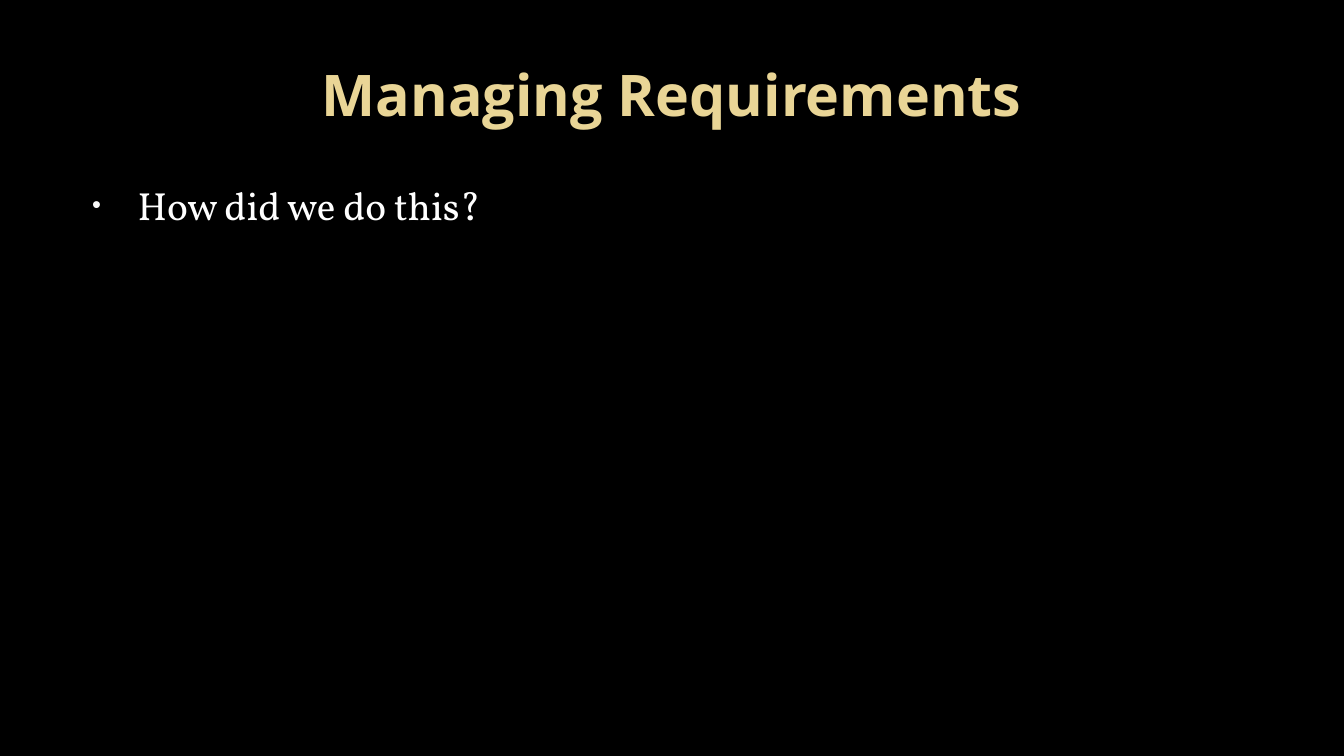
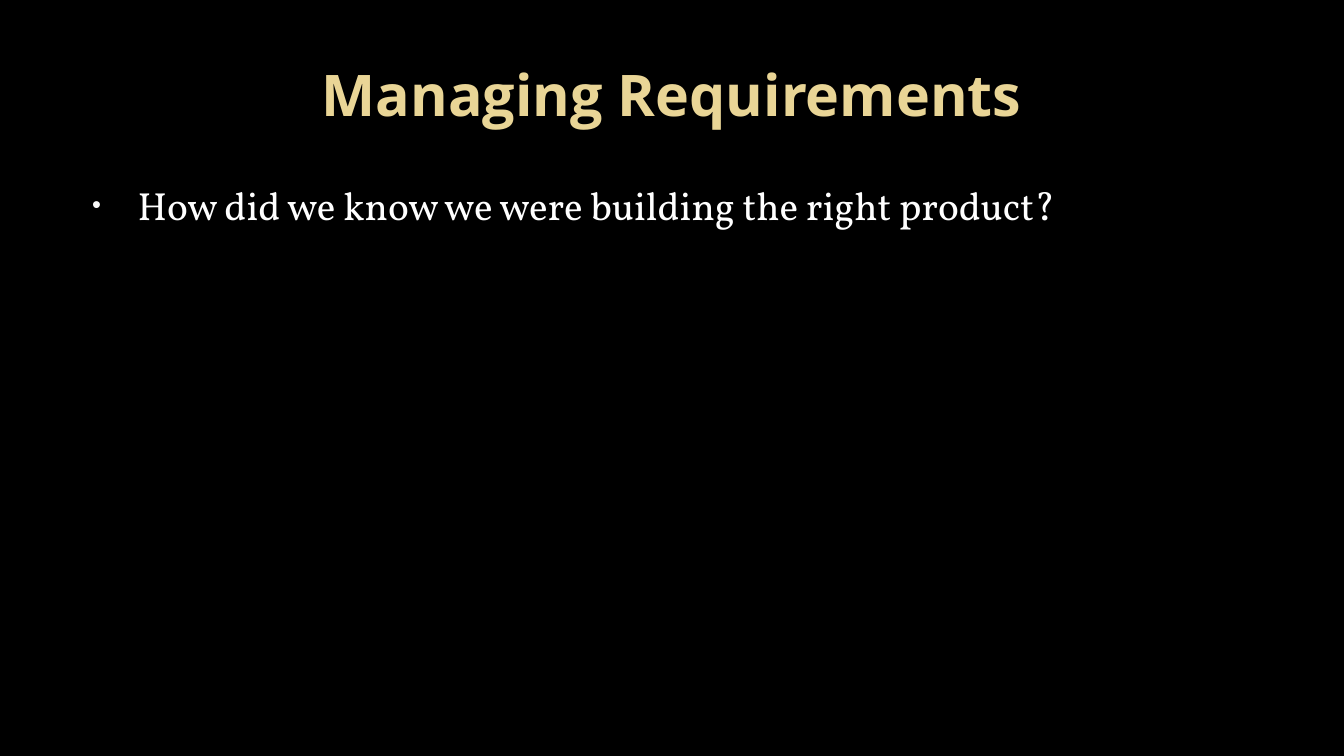
Before and after one commit to powellb1/SE300, a slide deck: slide 11 of Artifacts/Cycle 2/Presentation.pptx. Drawn at 1344x756 pixels with LibreOffice and Linux fonts; fonts in the diff are those of the drawing; background and template pictures are left out. Boxes give left, top, right and bottom in pixels: in the first picture for what was removed or moved away, otherwise in the second. Text is boxed around its words. In the diff, an @@ line names an element or a change of style, - is before the commit and + after.

```diff
--- a/Artifacts/Cycle 2/Presentation.pptx
+++ b/Artifacts/Cycle 2/Presentation.pptx
@@ text at (138,192,1055,230): text changed @@
-• How did we do this?
+• How did we know we were building the right product?
```
Also in this commit, not shown: 1 other slide changed, 2 other files.
